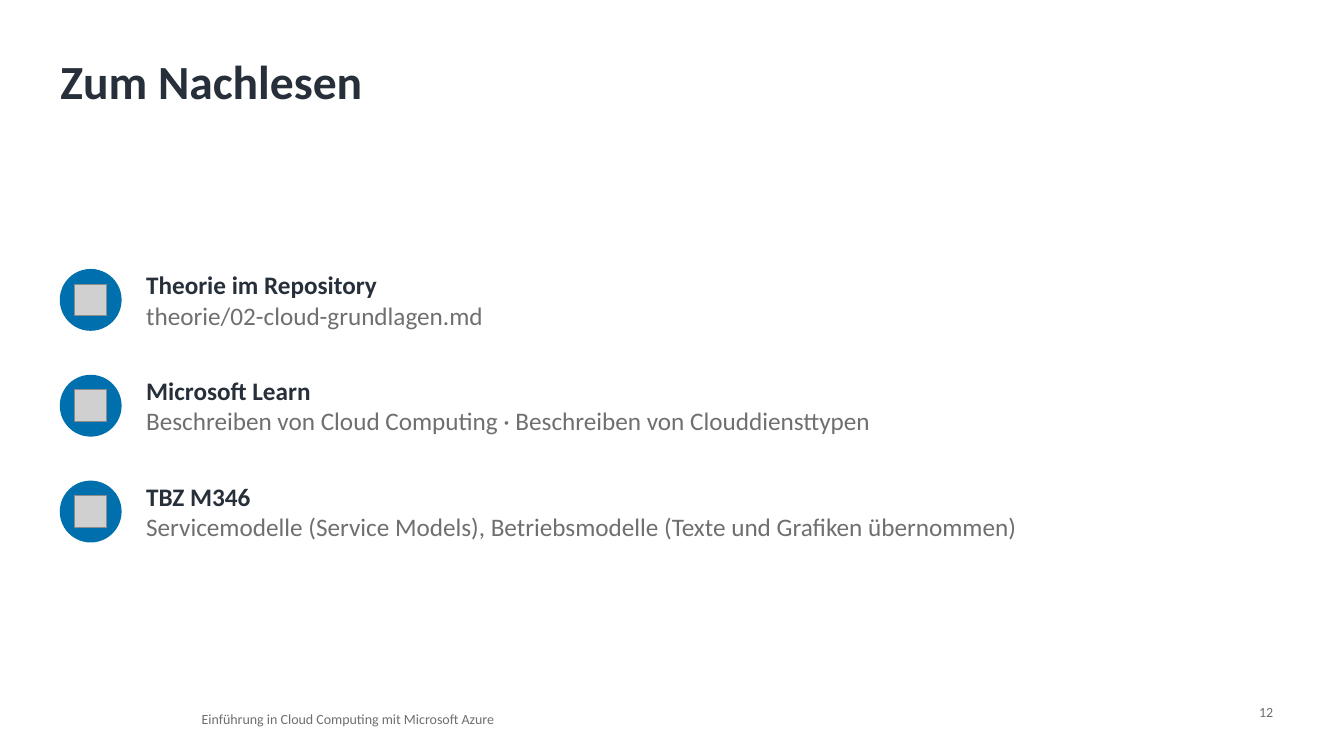
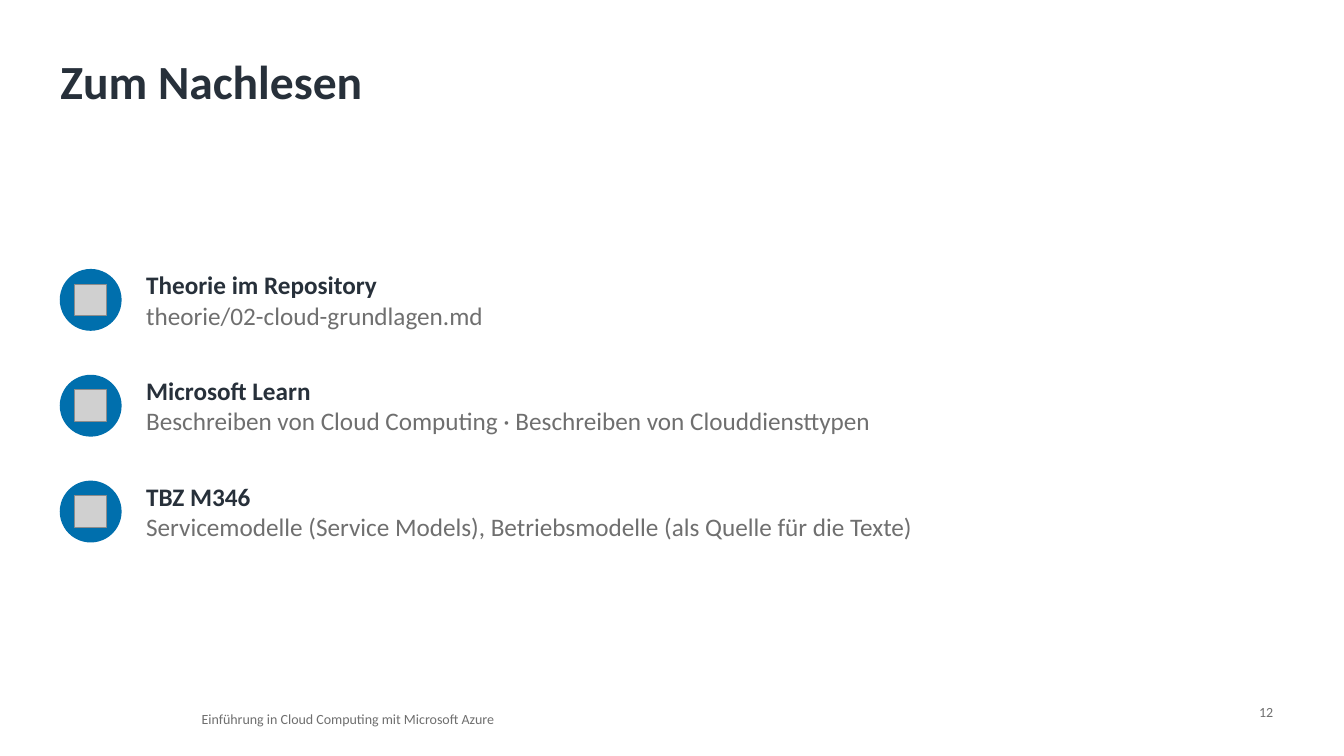
Before and after one commit to pat-teacher/azure-basics-training, a slide deck: slide 12 of praesentationen/input-02-cloud-grundlagen.pptx. Drawn at 1344x756 pixels with LibreOffice and Linux fonts; fonts in the diff are those of the drawing; grey boxes stand for pictures; background and template pictures are left out. Boxes give left, top, right and bottom in pixels: in the first picture for what was removed or moved away, otherwise in the second. Text is boxed around its words. In the diff, an @@ line names an element or a change of style, - is before the commit and + after.

```diff
--- a/praesentationen/input-02-cloud-grundlagen.pptx
+++ b/praesentationen/input-02-cloud-grundlagen.pptx
@@ text at (146, 518, 911, 540): text changed @@
-Servicemodelle (Service Models), Betriebsmodelle (Texte und Grafiken übernommen)
+Servicemodelle (Service Models), Betriebsmodelle (als Quelle für die Texte)
```
Also in this commit, not shown: 1 other slide changed, 15 other files.
